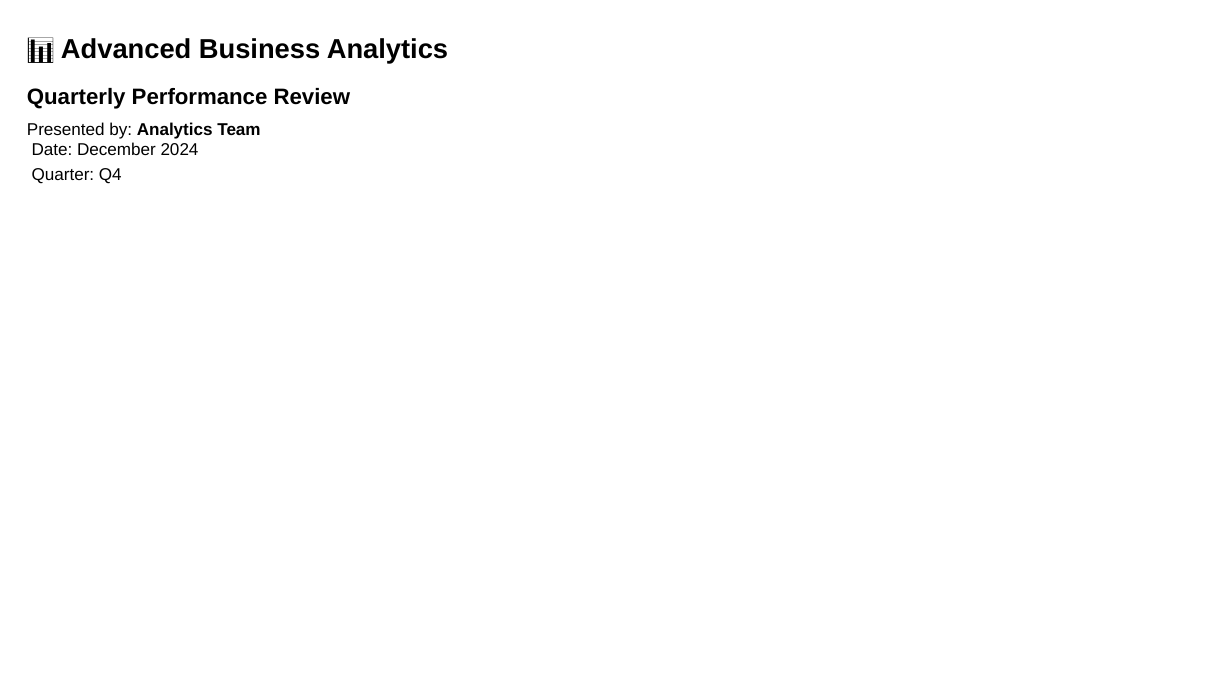
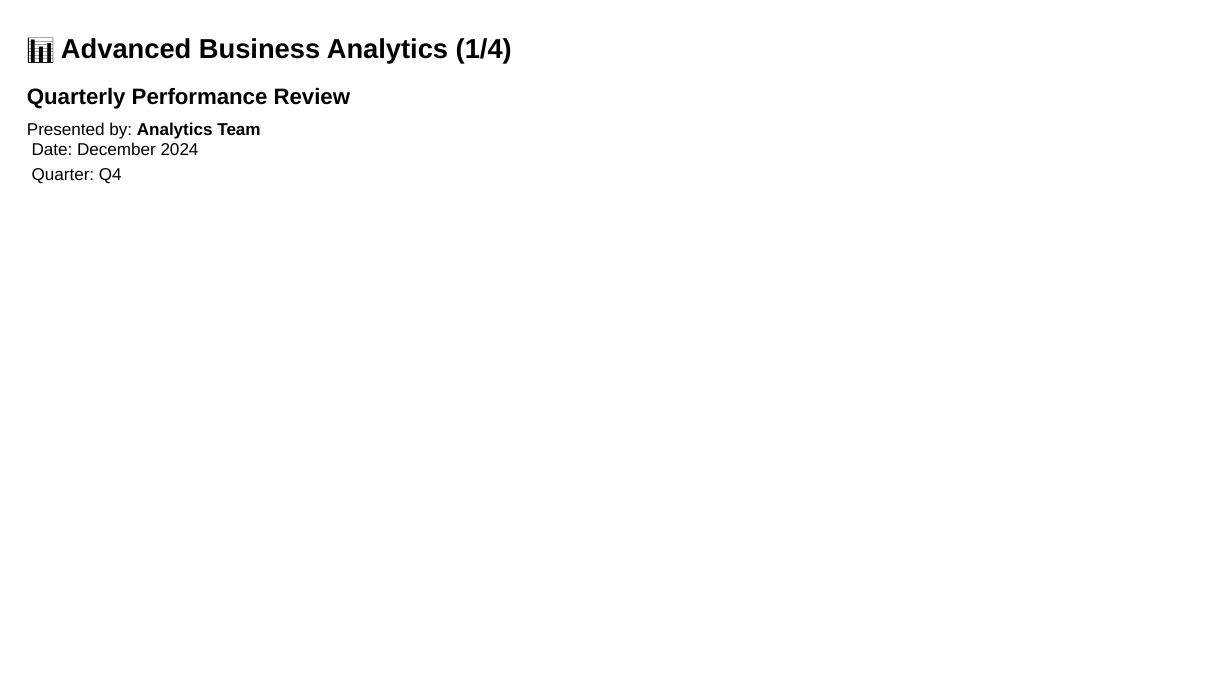
Before and after one commit to louisazhou/slidegenerator, a slide deck: slide 1 of output/notebook_example_default.pptx. Drawn at 1232x693 pixels with LibreOffice and Linux fonts; fonts in the diff are those of the drawing. Boxes give left, top, right and bottom in pixels: in the first picture for what was removed or moved away, otherwise in the second. Text is boxed around its words. In the diff, an @@ line names an element or a change of style, - is before the commit and + after.

```diff
--- a/output/notebook_example_default.pptx
+++ b/output/notebook_example_default.pptx
@@ text at [61,38,512,64]: text changed @@
-📊 Advanced Business Analytics
+📊 Advanced Business Analytics (1/4)
```
Also in this commit, not shown: 8 other slides changed, 5 slides added, 1 slide removed, 28 other files.
